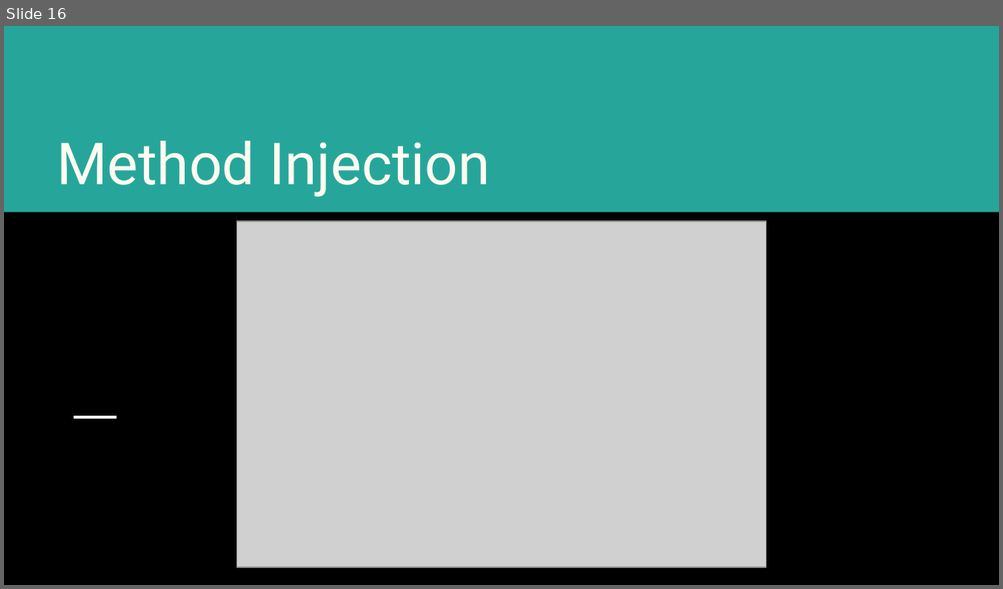
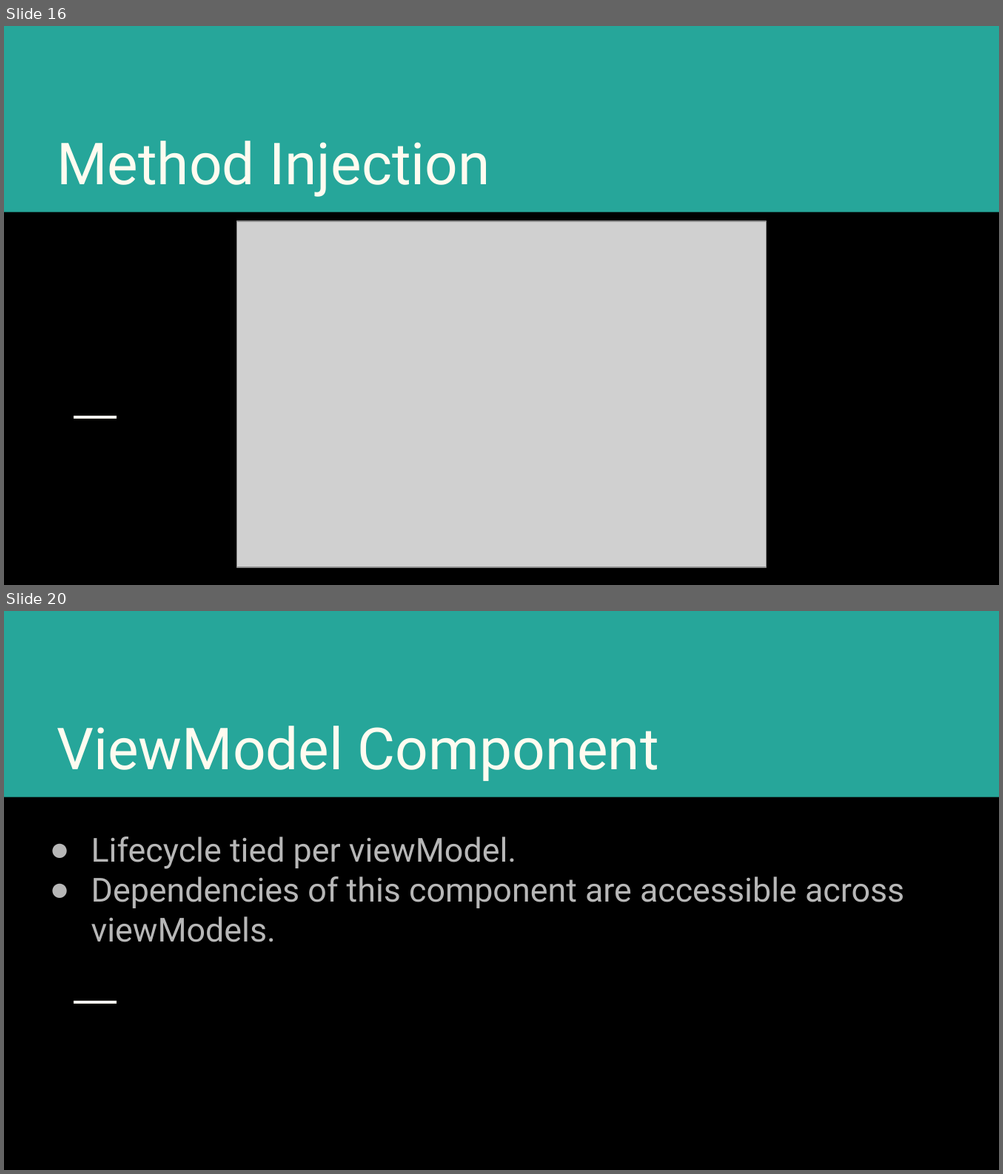
Before and after one commit to shamim-emon/hilt-session, a slide deck: Hilt-session-1.pptx. Shown one above the other, each under a label of ours: slide 16 before the commit, slides 16 and 20 after it; the slides between them are not shown. The pictures are 1003x589 and 1003x1174 pixels, drawn with LibreOffice and Linux fonts; fonts in the diff are those of the drawing; grey boxes stand for pictures. Boxes give left, top, right and bottom in pixels: in the first picture for what was removed or moved away, otherwise in the second. Text is boxed around its words. In the diff, an @@ line names an element or a change of style, - is before the commit and + after.

```diff
--- a/Hilt-session-1.pptx
+++ b/Hilt-session-1.pptx
@@ slide 20 added at (4,611,999,1170), background #000000; not listed: 2 template elements that a slide beside it also shows @@
@@ title added at (57,726,659,781), 42 pt, text #FFFBF0 @@
+ViewModel Component
@@ subtitle added at (91,837,904,943), 24 pt, text #B7B7B7 @@
+● Lifecycle tied per viewModel.
+● Dependencies of this component are accessible across viewModels.
```
Also in this commit, not shown: 1 slide changed, 10 other slides added, 1 other file.
